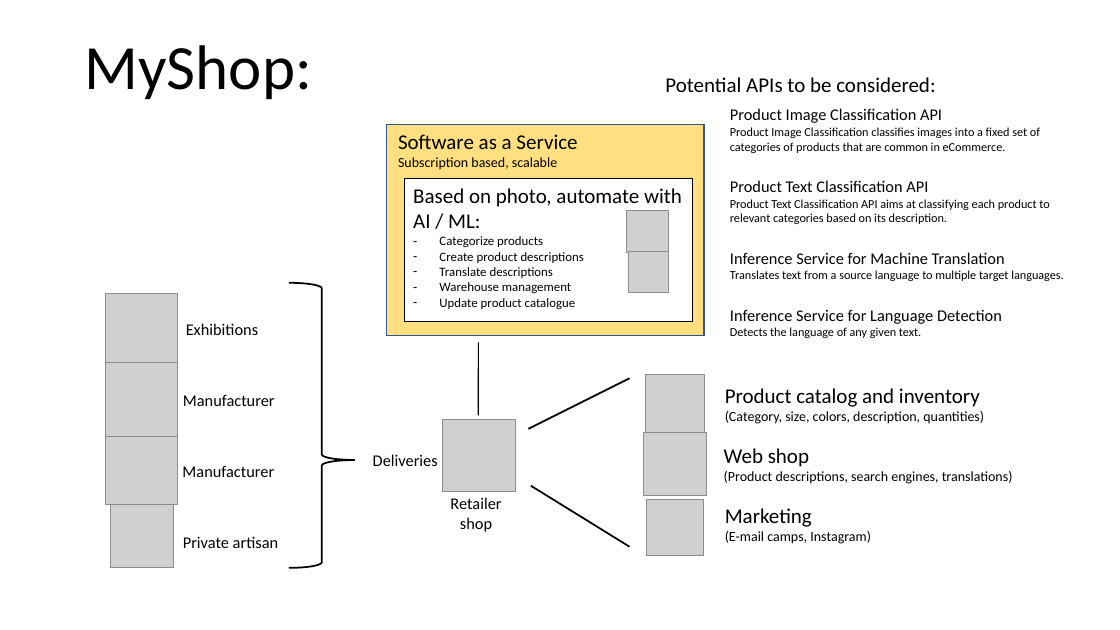
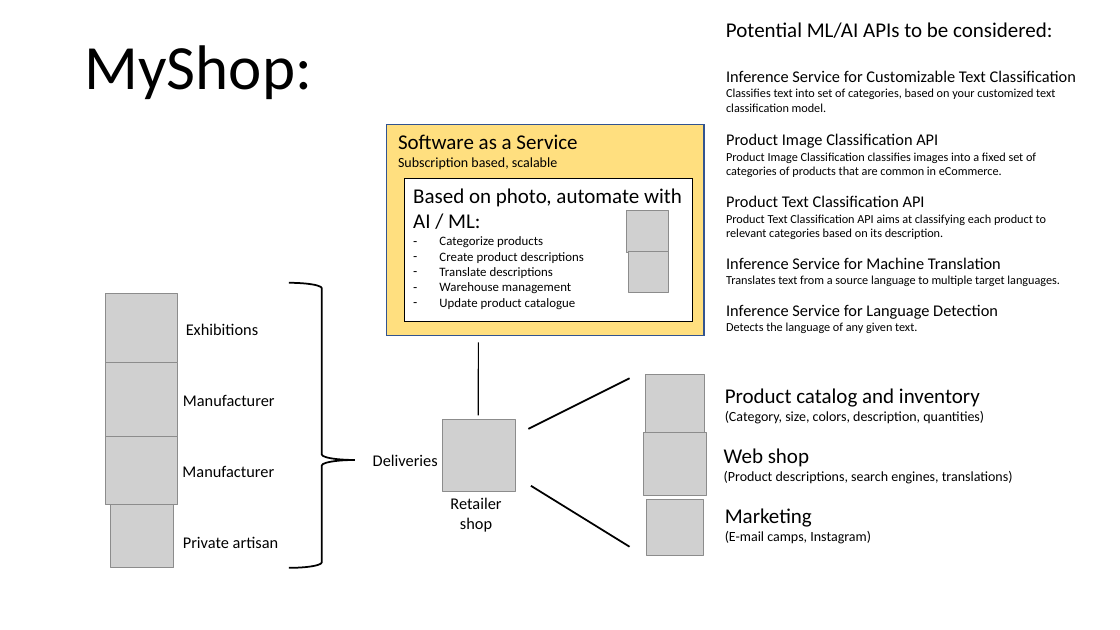
Before and after one commit to joeybronner/ml-hackathon-copenhagen-2019, a slide deck: slide 2 of Teams/MyShop/MyShop.pptx. Drawn at 1120x630 pixels with LibreOffice and Linux fonts; fonts in the diff are those of the drawing; grey boxes stand for pictures. Boxes give left, top, right and bottom in pixels: in the first picture for what was removed or moved away, otherwise in the second. Text is boxed around its words. In the diff, an @@ line names an element or a change of style, - is before the commit and + after.

```diff
--- a/Teams/MyShop/MyShop.pptx
+++ b/Teams/MyShop/MyShop.pptx
@@ text at [726, 22, 1052, 38]: text changed @@
-Potential APIs to be considered:
+Potential ML/AI APIs to be considered:
@@ text added at [726, 70, 1076, 112], 10.5 pt, text #000000 @@
+Inference Service for Customizable Text Classification
+Classifies text into set of categories, based on your customized text classification model.
@@ text "Product Image Classification API" rewrapped from [730, 109, 1040, 153] to [726, 152, 1036, 177] @@
@@ text "Product Text Classification API" rewrapped from [730, 108, 1049, 224] to [726, 195, 1046, 239] @@
@@ text "Inference Service for Machine Translation": place and size @@
-text "Inference Service for Machine Translation" at [730, 252, 1063, 281]
+text "Inference Service for Machine Translation" at [726, 257, 1059, 286]
@@ text "Inference Service for Language Detection": place and size @@
-text "Inference Service for Language Detection" at [730, 309, 1002, 338]
+text "Inference Service for Language Detection" at [726, 304, 998, 333]
```
